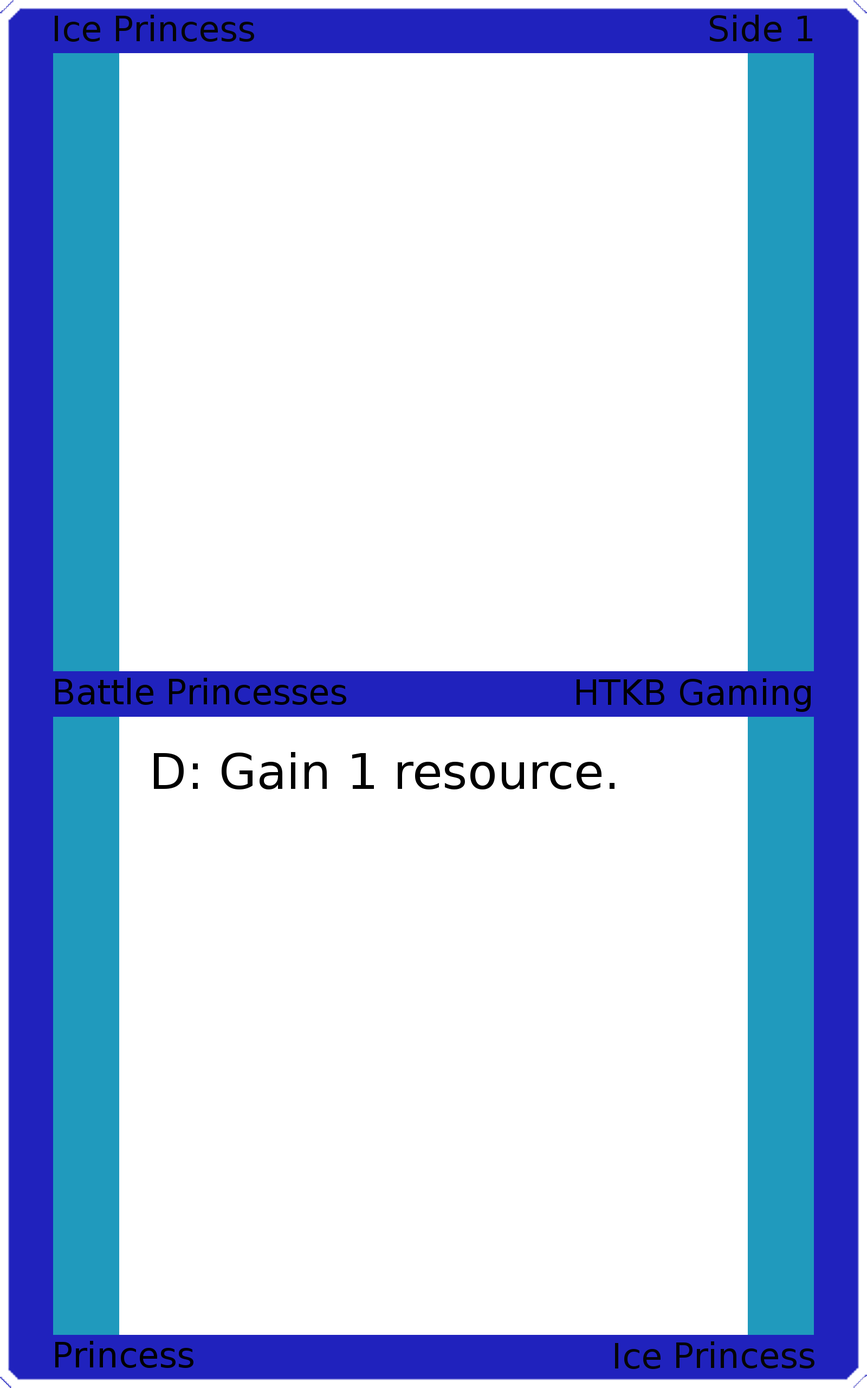
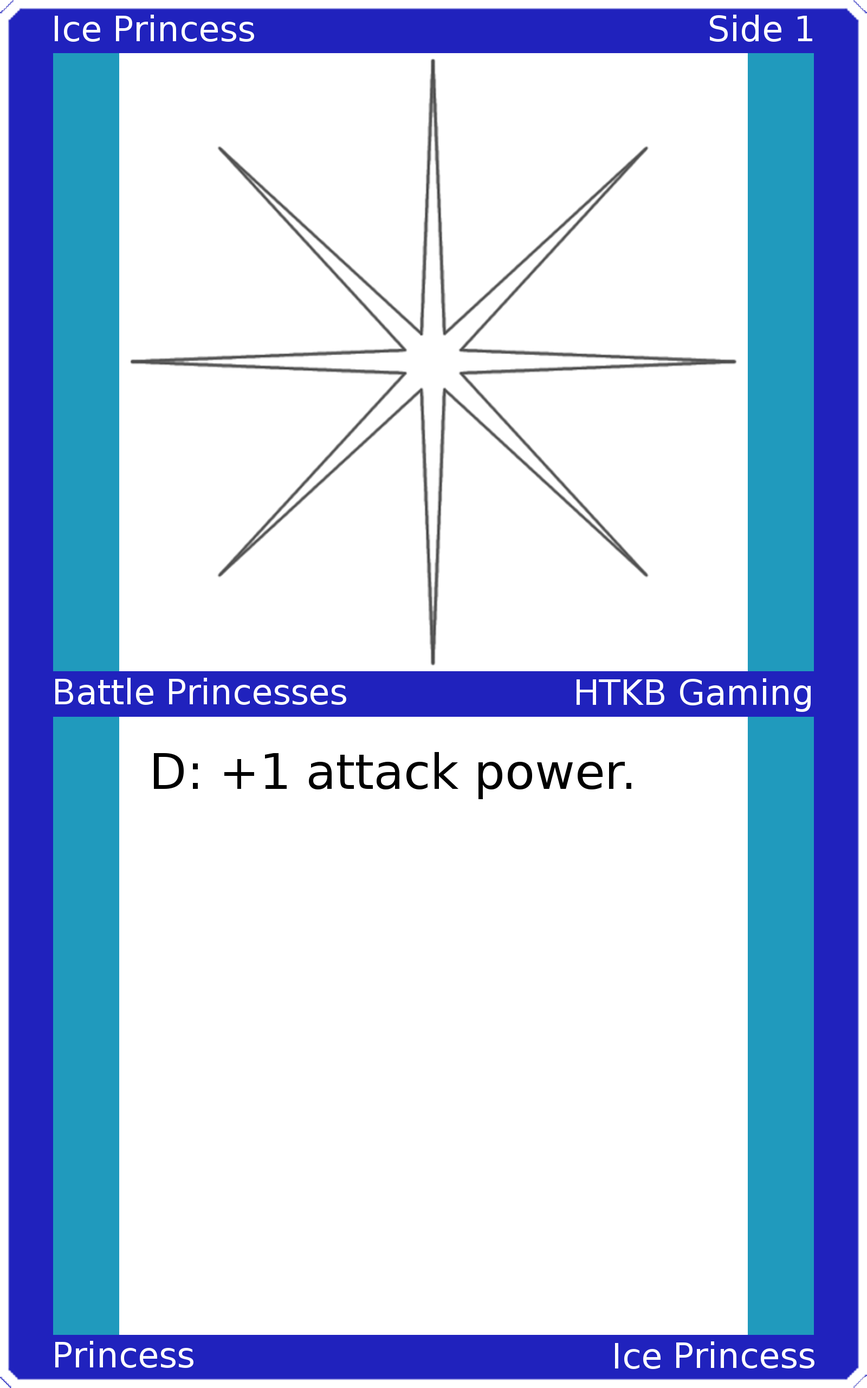
Two versions of the same layered image (867x1388). Layer-by-layer changes:
painted on "Upper Left" over [54,14,255,42]
painted on "Upper Right" over [710,14,813,42]
painted on "Mid Left" over [55,677,347,705]
painted on "Mid Right" over [576,678,811,712]
painted on "Card Text" over [221,751,632,799]
painted on "Bottom Left" over [55,1340,194,1368]
painted on "Bottom Right" over [615,1340,815,1369]
added layer "Art" above "Top Background" over [129,57,738,666]
